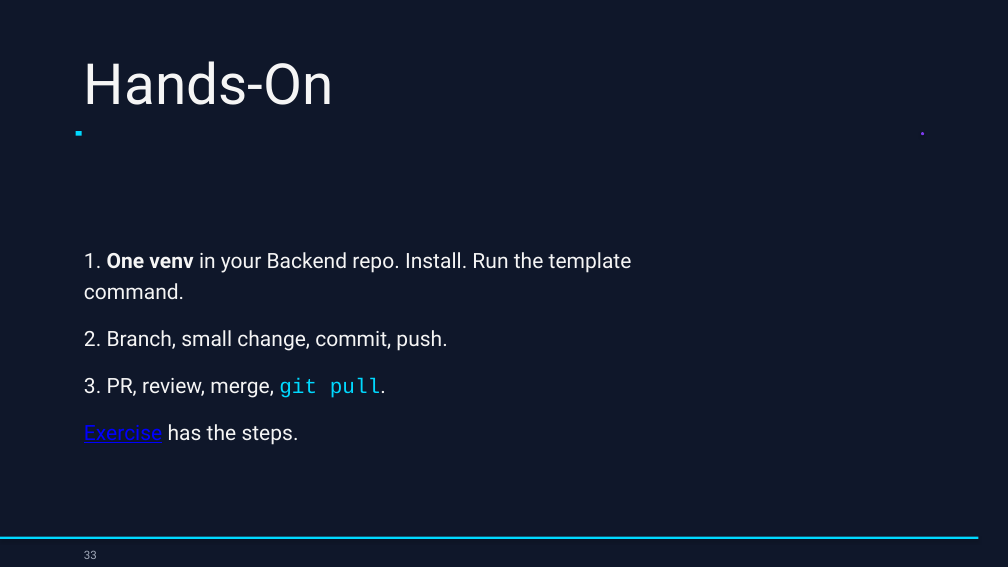
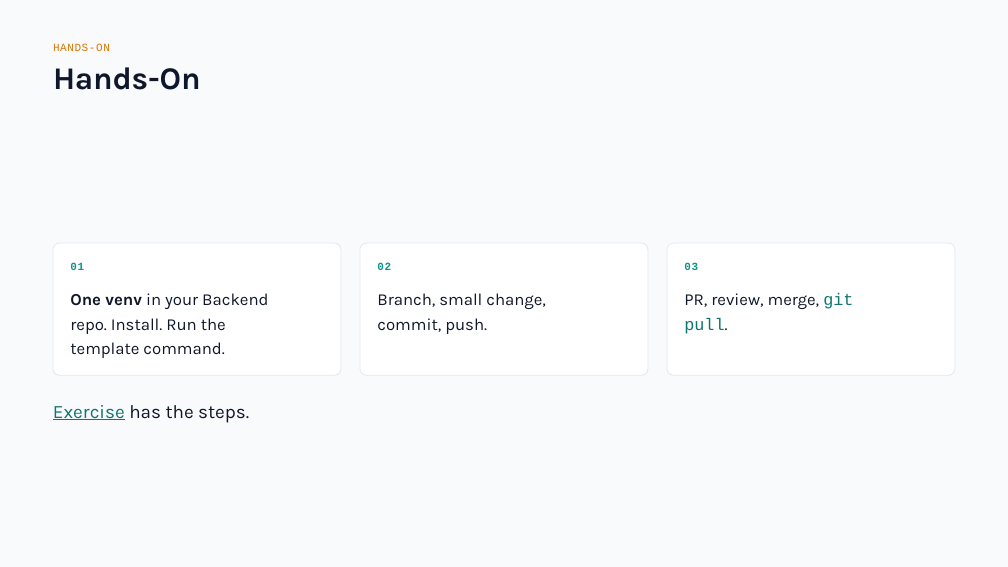
Before and after one commit to drweihungpan-lab/3R-teaching, a slide deck: slide 33 of materials/slides/session-2.pptx. Drawn at 1008x567 pixels with LibreOffice and Linux fonts; fonts in the diff are those of the drawing. Boxes give left, top, right and bottom in pixels: in the first picture for what was removed or moved away, otherwise in the second. Text is boxed around its words. In the diff, an @@ line names an element or a change of style, - is before the commit and + after.

```diff
--- a/materials/slides/session-2.pptx
+++ b/materials/slides/session-2.pptx
@@ background #0F172A to #F8FAFC @@
@@ text at (53, 44, 110, 51): text changed; size 54 to 10.5 pt; font Roboto to Courier New; text colour #F5F5F5 to #D97706 @@
-Hands-On
+HANDS-ON
@@ text added at (53, 67, 201, 90), 30 pt, text #0F172A, bold @@
+Hands-On
@@ rectangle removed at (76, 131, 82, 135) @@
@@ ellipse removed at (921, 132, 924, 135) @@
@@ rounded rectangle added at (53, 243, 341, 375), fill #FFFFFF, outline #E2E8F0 0.75 pt @@
@@ text added at (70, 262, 84, 270), 10.5 pt, text #0D9488, bold @@
+01
@@ rounded rectangle added at (360, 243, 648, 375), fill #FFFFFF, outline #E2E8F0 0.75 pt @@
@@ text added at (377, 262, 391, 270), 10.5 pt, text #0D9488, bold @@
+02
@@ rounded rectangle added at (667, 243, 955, 375), fill #FFFFFF, outline #E2E8F0 0.75 pt @@
@@ text added at (684, 262, 698, 270), 10.5 pt, text #0D9488, bold @@
+03
@@ text at (70, 293, 268, 358): text changed; size 20 to 16 pt; font Roboto to Karla; text colour #F5F5F5 to #0F172A @@
-1. One venv in your Backend repo. Install. Run the template
-command.
+One venv in your Backend
+repo. Install. Run the
+template command.
@@ text at (377, 293, 546, 334): text changed; size 20 to 16 pt; font Roboto to Karla; text colour #F5F5F5 to #0F172A @@
-2. Branch, small change, commit, push.
+Branch, small change,
+commit, push.
@@ text at (684, 293, 853, 334): text changed; size 20 to 16 pt; font Roboto to Karla; text colour #F5F5F5 to #0F172A @@
-3. PR, review, merge, git pull.
+PR, review, merge, git
+pull.
@@ text "Exercise has the steps.": place and size @@
-text "Exercise has the steps." at (84, 424, 299, 445)
+text "Exercise has the steps." at (53, 405, 249, 423)
@@ text "Exercise has the steps." at (53, 405, 249, 423): size 20 to 18 pt, font Roboto to Karla; text colour #0000FF to #0F766E in "Exercise"; text colour #F5F5F5 to #0F172A in "has the steps."; line spacing 30pt to 26.1pt @@
@@ rectangle removed at (0, 537, 979, 539) @@
@@ text removed at (84, 550, 97, 559) @@
-33
```
Also in this commit, not shown: 33 other slides changed, 5 other files.
